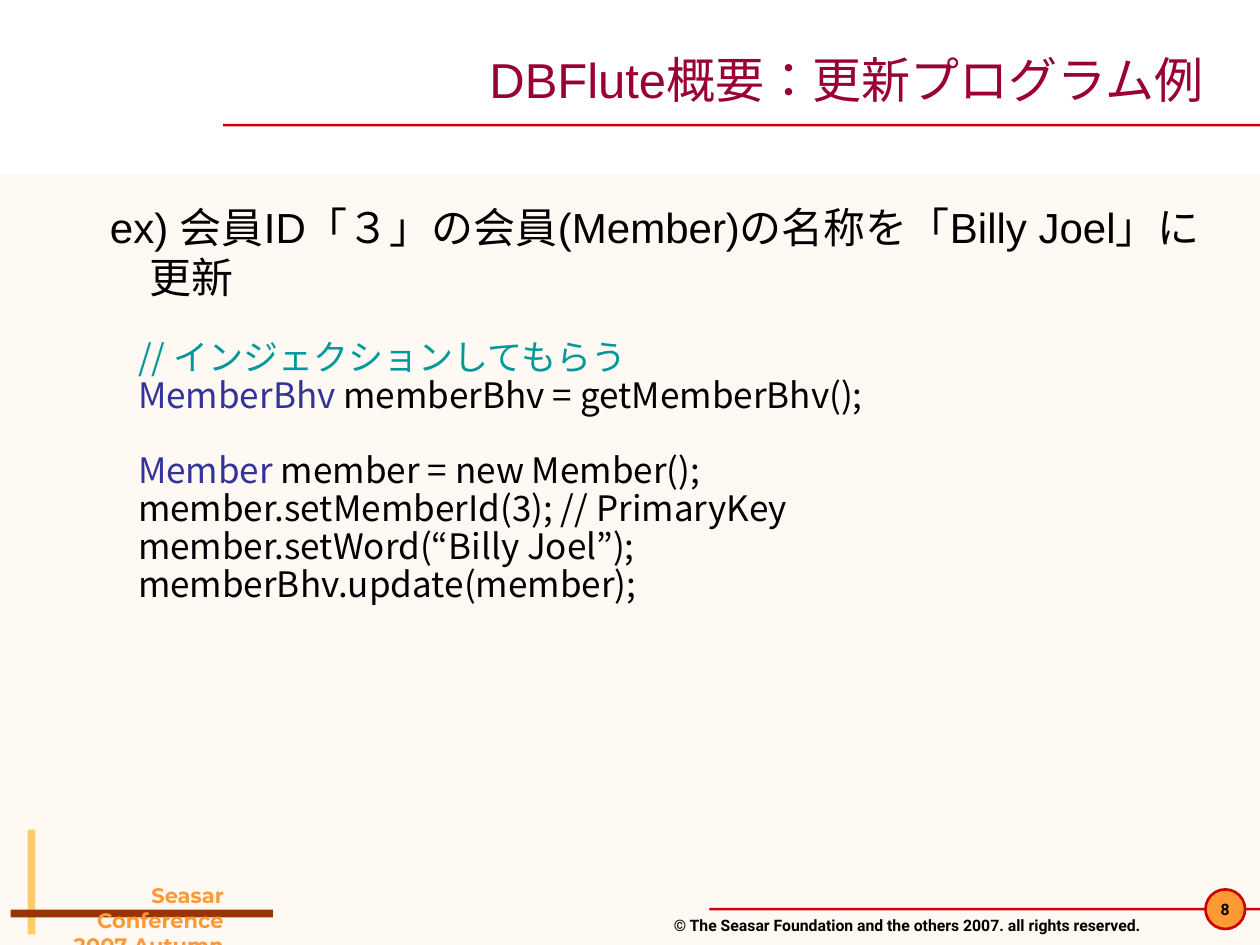
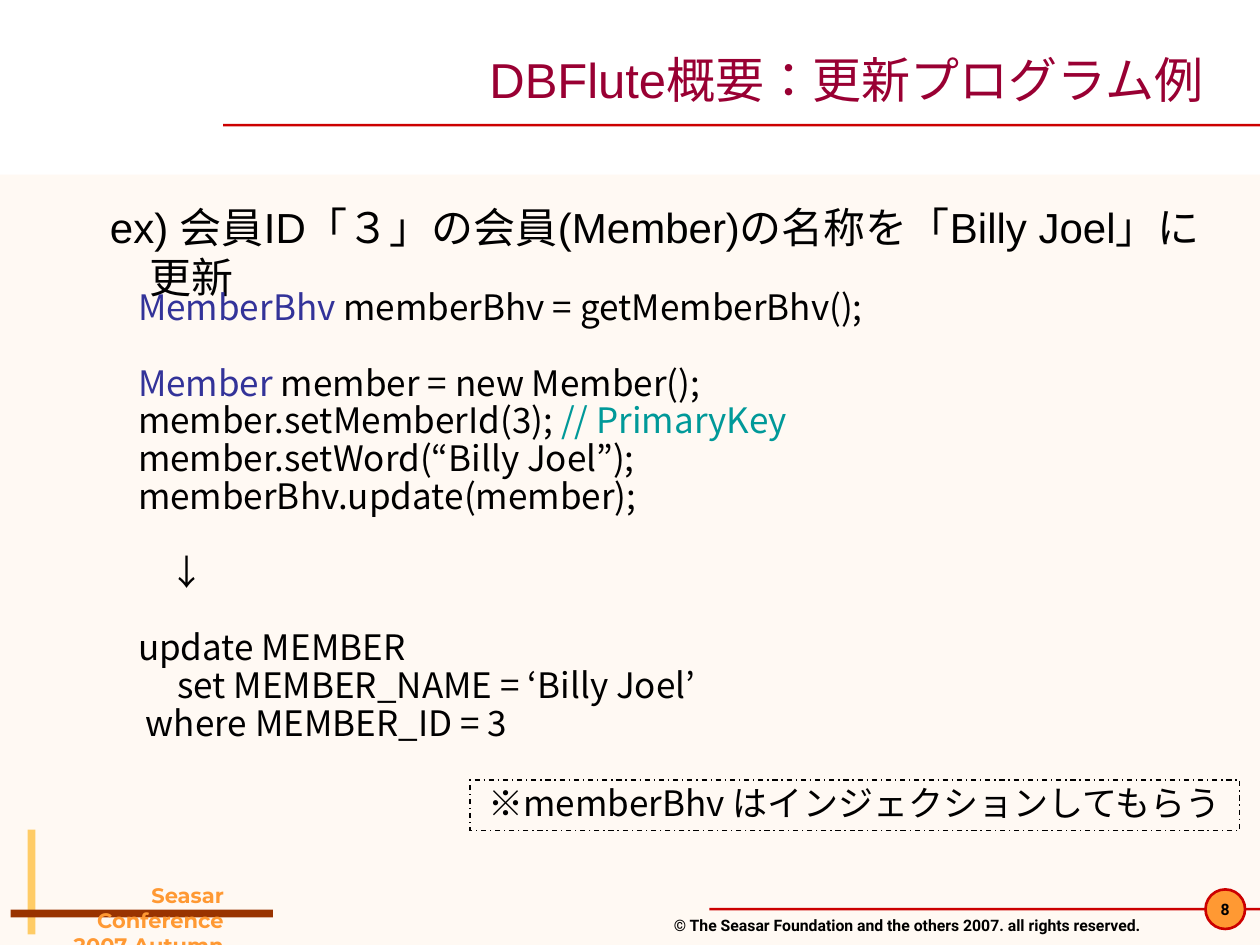
Before and after one commit to seasarorg/dbflute, a slide deck: slide 8 of dbflute/etc/doc/pres/sc2007a_2-DBFlute.ppt. Drawn at 1260x945 pixels with LibreOffice and Linux fonts; fonts in the diff are those of the drawing; background and template pictures are left out. Boxes give left, top, right and bottom in pixels: in the first picture for what was removed or moved away, otherwise in the second. Text is boxed around its words. In the diff, an @@ line names an element or a change of style, - is before the commit and + after.

```diff
--- a/dbflute/etc/doc/pres/sc2007a_2-DBFlute.ppt
+++ b/dbflute/etc/doc/pres/sc2007a_2-DBFlute.ppt
@@ text "MemberBhv memberBhv = getMemberBhv();": place and size @@
-text "MemberBhv memberBhv = getMemberBhv();" at bbox=[138, 342, 862, 605]
+text "MemberBhv memberBhv = getMemberBhv();" at bbox=[138, 285, 862, 741]
@@ text at bbox=[173, 342, 626, 372]: paragraph removed @@
-  // インジェクションしてもらう
@@ text at bbox=[138, 398, 787, 443]: text colour #000000 to #009999 in "// PrimaryKey" @@
@@ text at bbox=[138, 632, 695, 741]: paragraphs added @@
+  ↓
+  update MEMBER
+  set MEMBER_NAME = ‘Billy Joel’
+  where MEMBER_ID = 3
@@ rectangle added at bbox=[470, 780, 1240, 830], outline #000000 0.74 pt dashed, 20 pt, text #000000 @@
+※memberBhv はインジェクションしてもらう
```
Also in this commit, not shown: 17 other slides changed, 4 other files.
